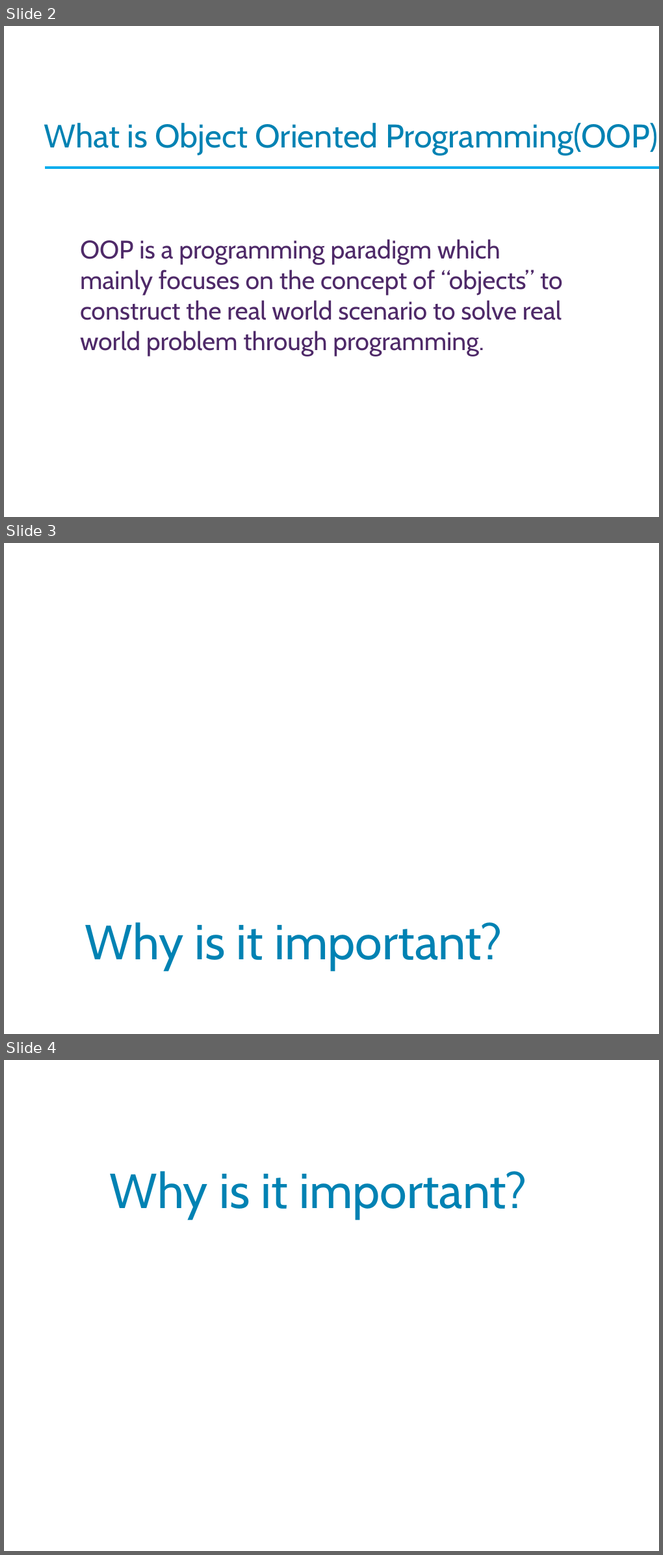
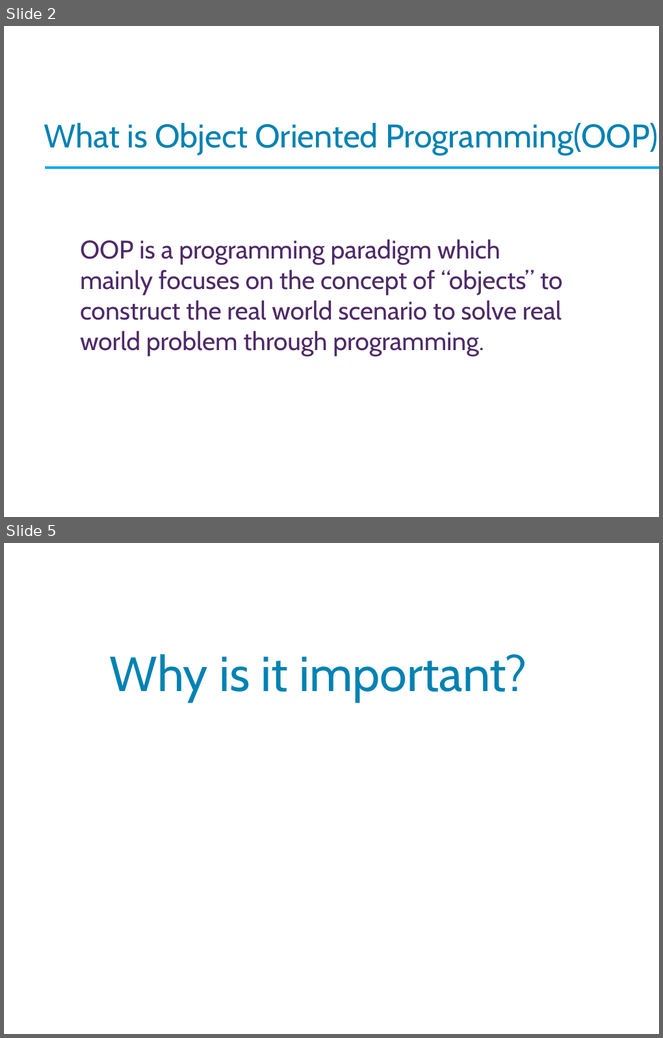
Before and after one commit to Imran4424/C-Plus-Plus-Object-Oriented, a slide deck: OOP.pptx. Shown one above the other, each under a label of ours: slides 2, 3 and 4 before the commit, slides 2 and 5 after it; the slides between them are not shown. The pictures are 663x1555 and 663x1038 pixels, drawn with LibreOffice and Linux fonts; fonts in the diff are those of the drawing; background and template pictures are left out. Boxes give left, top, right and bottom in pixels: in the first picture for what was removed or moved away, otherwise in the second. Text is boxed around its words. In the diff, an @@ line names an element or a change of style, - is before the commit and + after.

Commit message:
oop slide

```diff
--- a/OOP.pptx
+++ b/OOP.pptx
@@ slide 3 removed at box(4, 543, 659, 1034), background picture (left out) @@
@@ text removed at box(85, 923, 502, 970) @@
-Why is it important?
@@ what was slide 4 is now slide 5 @@
```
Also in this commit, not shown: 2 slides added.
